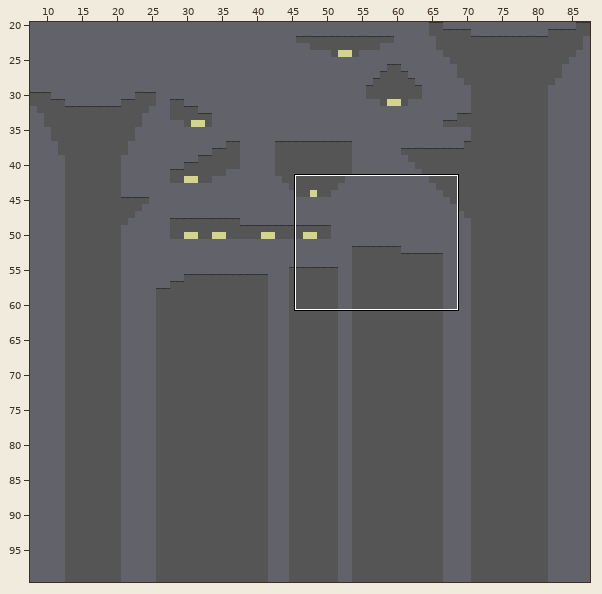
Tiled map, stored at Runaway/data/levels/levelTest.tmx. The picture above shows the old version from afar; the outline marks the close-up.
Close-up. Earlier state:
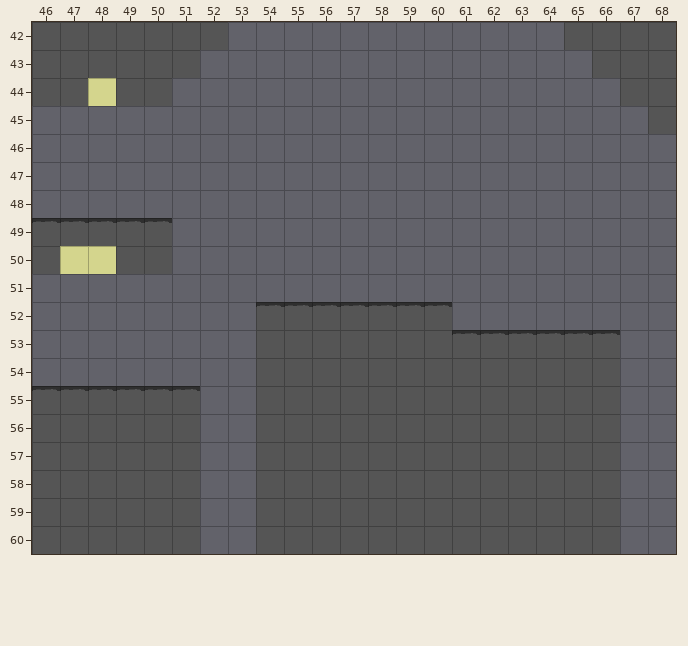
Cells are 32x32 px. Shown: x 46..68, y 42..60. The commit also changed other parts of the map, which this record leaves out.
After:
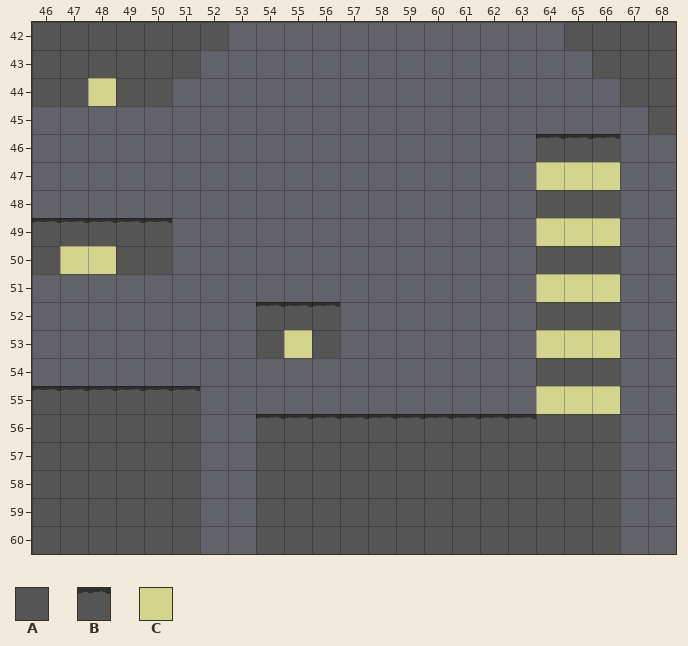
Key: from "runawayTileset": A 0, B 1, C 2.
_ is an empty cell.
Tiles replaced or removed in this view: A, B.
Edits made:
Changed rows in their new state; . is an unchanged cell.
Layer "Tile Layer 1":
first column x 54:
46 ..........BBB
47 ..........CCC
48 ..........AAA
49 ..........CCC
50 ..........AAA
51 ..........CCC
52 ...____...AAA
53 .C._______CCC
54 __________...
55 __________CCC
56 BBBBBBBBBB...
Boxes around the changes in both close-ups, in picture pixels (x1, y1, x2, y2):
changed: (256, 134, 620, 419)
